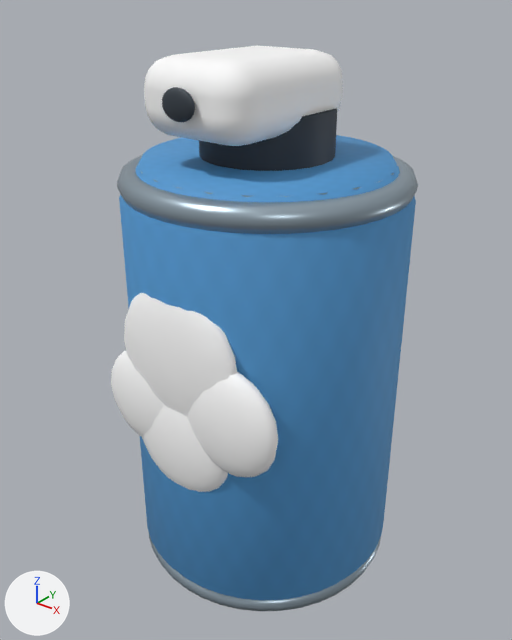
Before and after pictures for a commit that changed the glTF model Web/public/art/items/FOAM.glb.
Before and after are seen from a camera (50 mm lens) standing at (0.277, -0.358, 0.412) and looking at (-0.002, -0.009, 0.195). Every picture has the same lights, and +X, +Y and +Z are marked at lower left. The older version comes first. Vertices at exactly the same position are counted once.

Names of what the first picture shows: 'FOAM'.
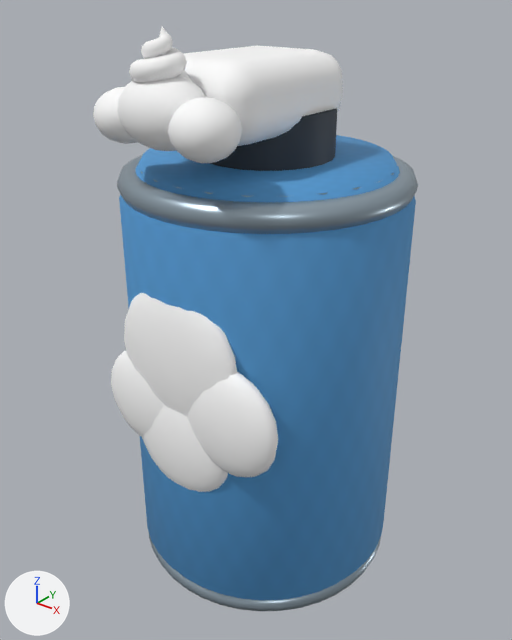
Edits to the scene script, one JSON object a line:
```json
{"block": "me_foam", "where": "# used by ob_foam; parent = ob_wreckabulary_exportroot; location = (0.0, 0.0, 0.0); rotation_euler = (0.0, 0.0, -3.142), in degrees (0, 0, -180)"}
{"op": "remove", "block": "me_foam", "code": "me_foam.from_pydata(...)  # 2058 vertices, 4000 faces; spans x -0.095..0.095, y -0.1..0.095, z 0.0..0.373"}
{"op": "add", "block": "me_foam", "code": "me_foam.from_pydata(...)  # 3157 vertices, 6182 faces; spans x -0.095..0.095, y -0.109..0.095, z 0.0..0.389"}
{"block": "me_foam", "change": "me_foam part 1: a new loose piece, a UV sphere (16 segments, 10 rings, poles along z) spanning x -0.028..0.028, y -0.109..-0.068, z 0.328..0.368, in mat_white_classic (white #ffffff)"}
{"block": "me_foam", "change": "me_foam part 2: a new loose piece, a UV sphere (16 segments, 10 rings, poles along z) spanning x 0.011..0.049, y -0.109..-0.072, z 0.326..0.358, in mat_white_classic (white #ffffff)"}
{"block": "me_foam", "change": "me_foam part 3: a new loose piece, a UV sphere (16 segments, 10 rings, poles along z) spanning x -0.047..-0.011, y -0.108..-0.071, z 0.328..0.358, in mat_white_classic (white #ffffff)"}
{"block": "me_foam", "change": "me_foam part 4: a new loose piece of 661 vertices spanning x -0.017..0.014, y -0.105..-0.071, z 0.352..0.389, in mat_white_classic (white #ffffff)"}
```

Boxes [x1, y1, x2, y2] around the edits, measured in the pictures (512 x 640 px):
```json
{"object": "FOAM", "change": "reshaped", "before": [111, 45, 418, 611], "after": [93, 27, 418, 611]}
{"part": 1, "of": "me_foam", "change": "added", "after": [117, 75, 206, 151]}
{"part": 2, "of": "me_foam", "change": "added", "after": [168, 97, 242, 163]}
{"part": 3, "of": "me_foam", "change": "added", "after": [93, 87, 137, 144]}
{"part": 4, "of": "me_foam", "change": "added", "after": [129, 27, 190, 83]}
```
